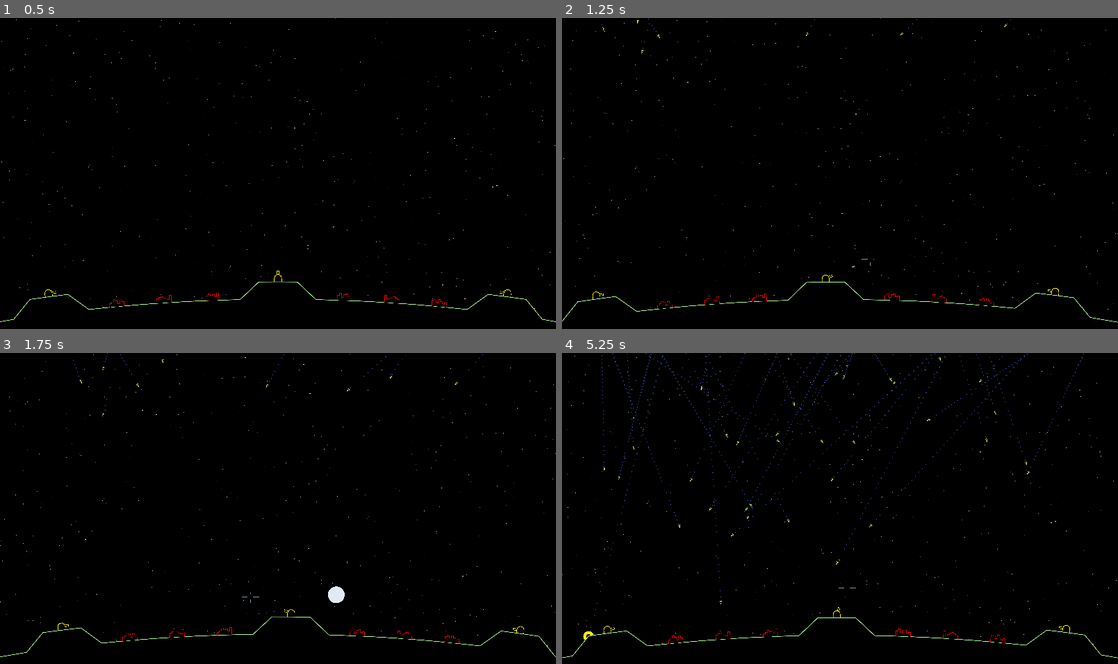
Above: before the commit, frames 1-4 (two rows, left to right).
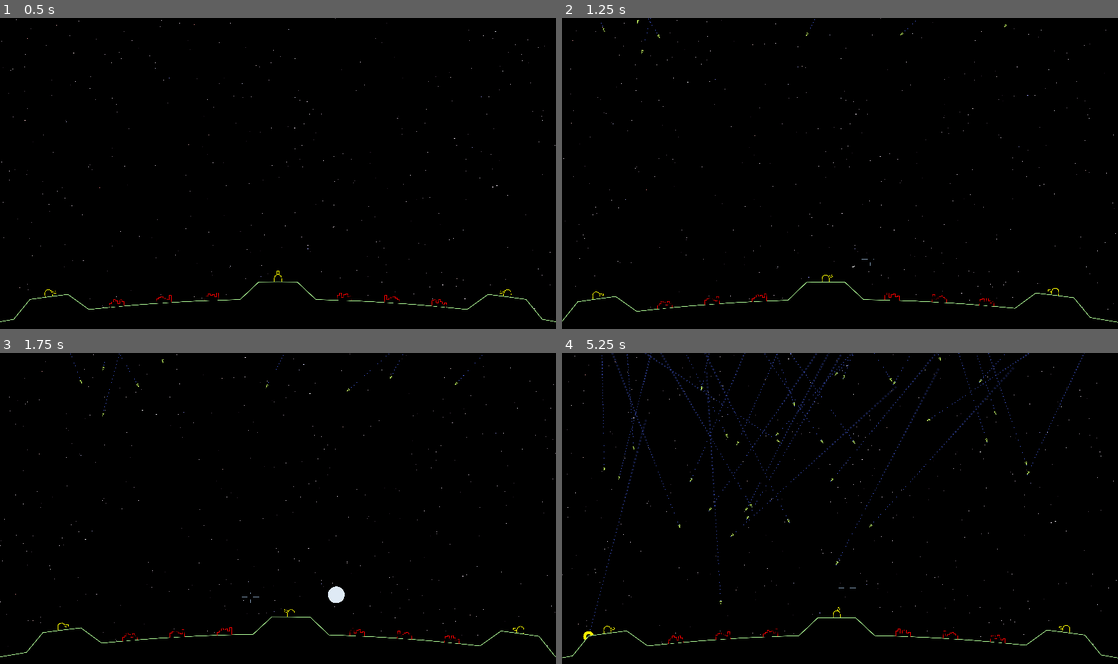
Above: after the commit, the same moments.

Repository: tartley/missile-commander
Game: Godot game, scene res://src/main/main.tscn
Same seed, same stepped clock (60 frames per second), same inputs: the game is played once before the commit and once after it.
Inputs (mouse positions are in pixels of both pictures, inside the frame that each line leads up to):
- Up to frame 1 (0.5 s): no input
- Up to frame 2 (1.25 s): tap Enter at 0.5 s; move the mouse to (867, 173) at 0.52 s; hold W from 0.53 s (still down)
- Up to frame 3 (1.75 s): keep holding W; move the mouse to (250, 511) at 1.27 s
- Up to frame 4 (5.25 s): keep holding W; move the mouse to (851, 502) at 2.02 s; move the mouse to (834, 514) at 2.77 s; move the mouse to (878, 511) at 3.52 s; move the mouse to (795, 505) at 4.27 s; move the mouse to (845, 508) at 5.02 s

Frame 1 is identical in both runs. In frame 2, less than 0.1% of the frame differs, in the area x 7-81%, y 0-10%; in frame 3, less than 0.1%; in frame 4, 1.0%, in the area x 5-94%, y 0-90%.

Commit message:
Tweak appearance of missile trails

Diff:
--- a/src/missile/missile.gd
+++ b/src/missile/missile.gd
@@ -25,8 +25,9 @@
     self.trail = get_child(0) as Trail # $Trail stops working if its name changes
     trail.position = Vector2(SIZE/2, 0)
     trail.direction = Vector2(-1, 0)
-    trail.initial_velocity_max = velocity.length() / 5
-    trail.initial_velocity_min = velocity.length() / 5
+    var speed := self.velocity.length()
+    trail.initial_velocity_max = 250 - speed
+    trail.initial_velocity_min = 250 - speed
     set_up_collisions()
 
 func launch(pos:Vector2, target_:Node2D, destination:Vector2, speed:float):
